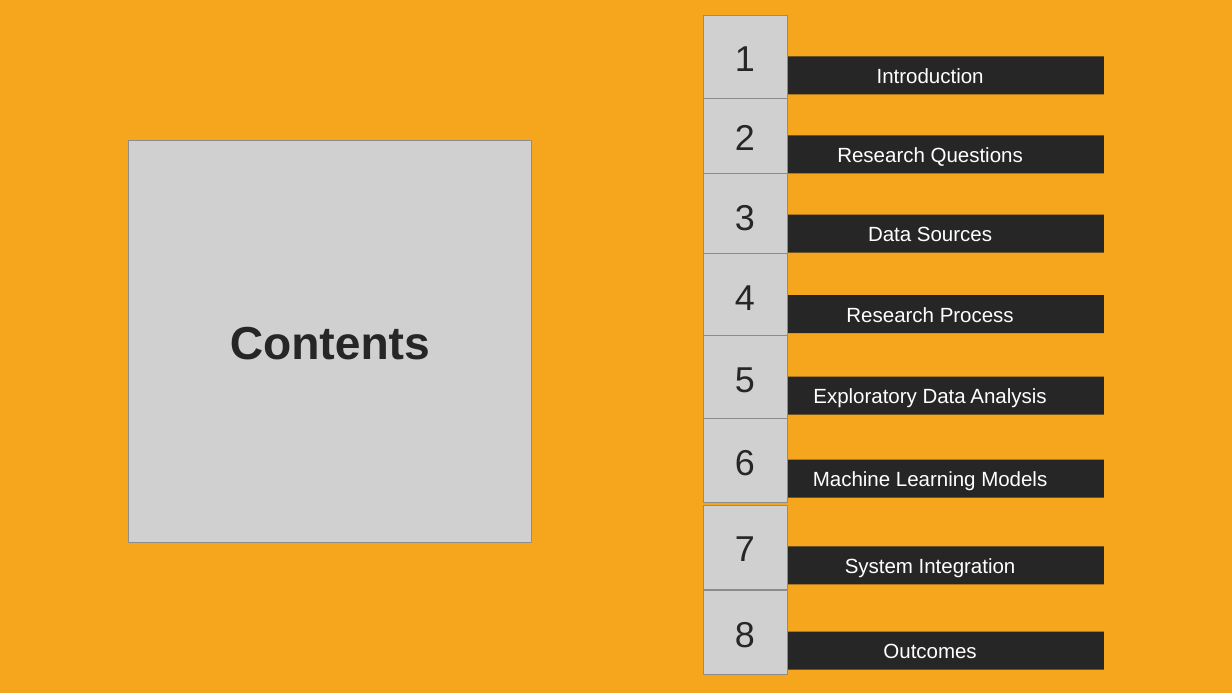
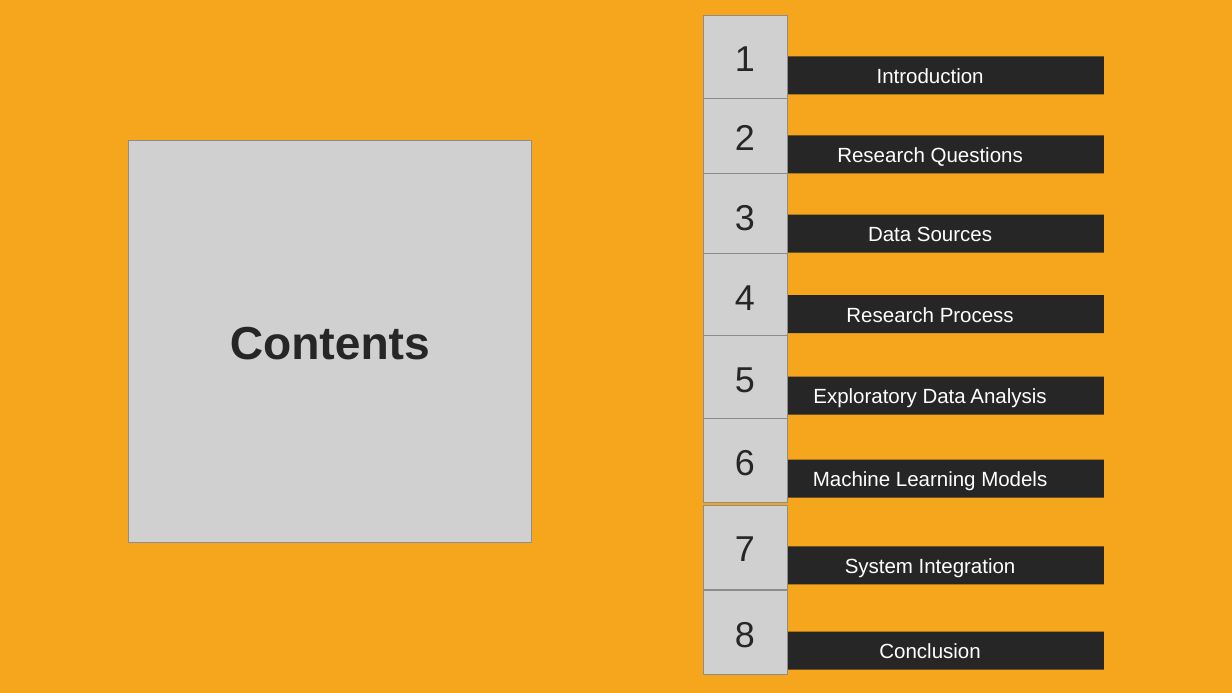
Before and after one commit to DATA-606-SPRING-2022/Jin_DATA606, a slide deck: slide 2 of presentation/Project_Presentation_Final.pptx. Drawn at 1232x693 pixels with LibreOffice and Linux fonts; fonts in the diff are those of the drawing; grey boxes stand for pictures. Boxes give left, top, right and bottom in pixels: in the first picture for what was removed or moved away, otherwise in the second. Text is boxed around its words. In the diff, an @@ line names an element or a change of style, - is before the commit and + after.

```diff
--- a/presentation/Project_Presentation_Final.pptx
+++ b/presentation/Project_Presentation_Final.pptx
@@ text in rectangle at [879,643,980,658]: text changed @@
-Outcomes
+Conclusion
```
Also in this commit, not shown: 3 other slides changed, 2 slides added.
